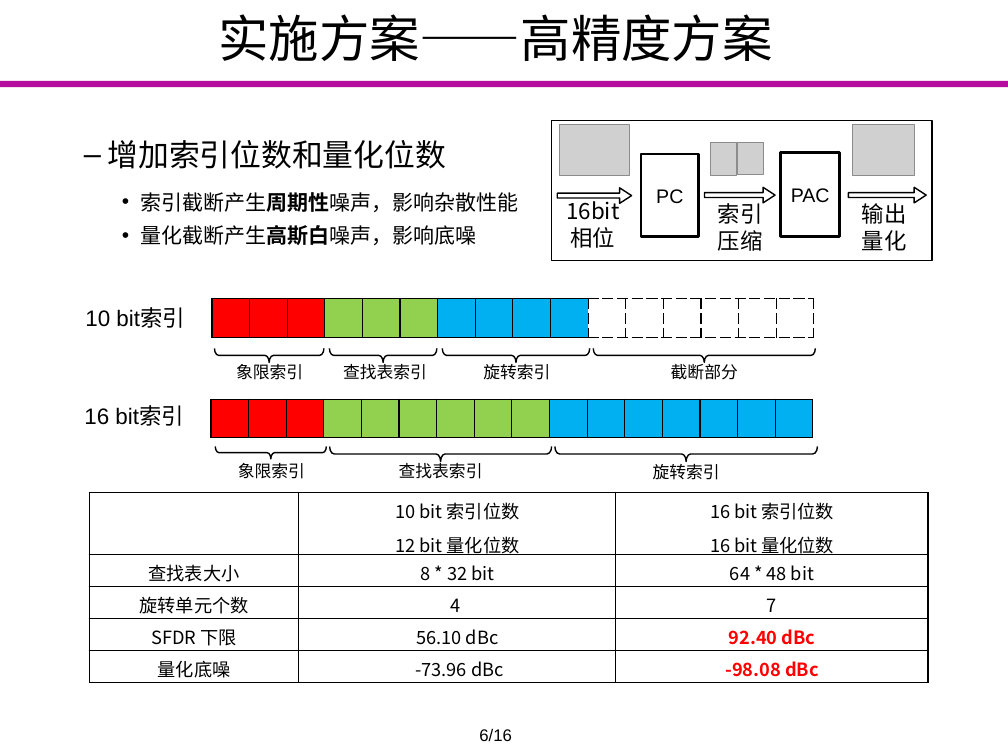
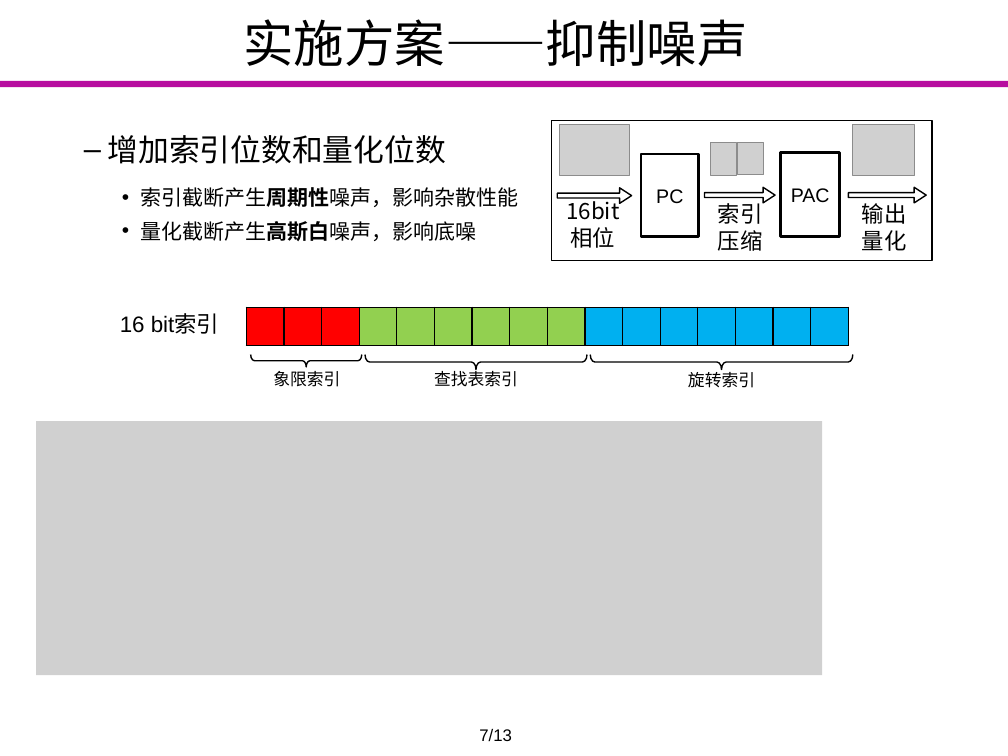
Before and after one commit to Markov2016/lunwen, a slide deck: slide 7 of dabian/杨一雄_毕业设计答辩.pptx (slide 6 before the commit). Drawn at 1008x756 pixels with LibreOffice and Linux fonts; fonts in the diff are those of the drawing; grey boxes stand for pictures; background and template pictures are left out. Boxes give left, top, right and bottom in pixels: in the first picture for what was removed or moved away, otherwise in the second. Text is boxed around its words. In the diff, an @@ line names an element or a change of style, - is before the commit and + after.

```diff
--- a/dabian/杨一雄_毕业设计答辩.pptx
+++ b/dabian/杨一雄_毕业设计答辩.pptx
@@ title at box(244, 19, 748, 66): text changed @@
-实施方案——高精度方案
+实施方案——抑制噪声
@@ text "增加索引位数和量化位数": place and size @@
-text "增加索引位数和量化位数" at box(108, 140, 519, 245)
+text "增加索引位数和量化位数" at box(108, 135, 519, 241)
@@ table removed at box(212, 298, 808, 337), 1 rows, 16 columns @@
- |  |  |  |  |  |  |  |  |  |  |  |  |  |  | 
@@ text "16 bit索引": place and size @@
-text "16 bit索引" at box(84, 406, 183, 426)
+text "16 bit索引" at box(120, 314, 219, 334)
@@ text removed at box(85, 309, 184, 328) @@
-10 bit索引
@@ 3 left braces, 2 texts, 1 table: place and size @@
-3 left braces, 2 texts, 1 table at box(211, 399, 817, 479)
+3 left braces, 2 texts, 1 table at box(246, 307, 852, 387)
@@ text "旋转索引": place and size @@
-text "旋转索引" at box(653, 461, 720, 480)
+text "旋转索引" at box(688, 369, 755, 388)
@@ group removed at box(214, 348, 815, 380): 4 left braces, 4 texts @@
-象限索引
-查找表索引
-旋转索引
-截断部分
@@ picture added at box(36, 421, 823, 675) @@
@@ table removed at box(89, 492, 927, 682), 5 rows, 3 columns @@
- | 10 bit 索引位数 / 12 bit 量化位数 | 16 bit 索引位数 / 16 bit 量化位数
-查找表大小 | 8 * 32 bit | 64 * 48 bit
-旋转单元个数 | 4 | 7
-SFDR 下限 | 56.10 dBc | 92.40 dBc
-量化底噪 | -73.96 dBc | -98.08 dBc
@@ text at box(479, 729, 512, 741): text changed @@
-6/16
+7/13
```
Also in this commit, not shown: 10 other slides changed, 2 slides added, 5 slides removed.
